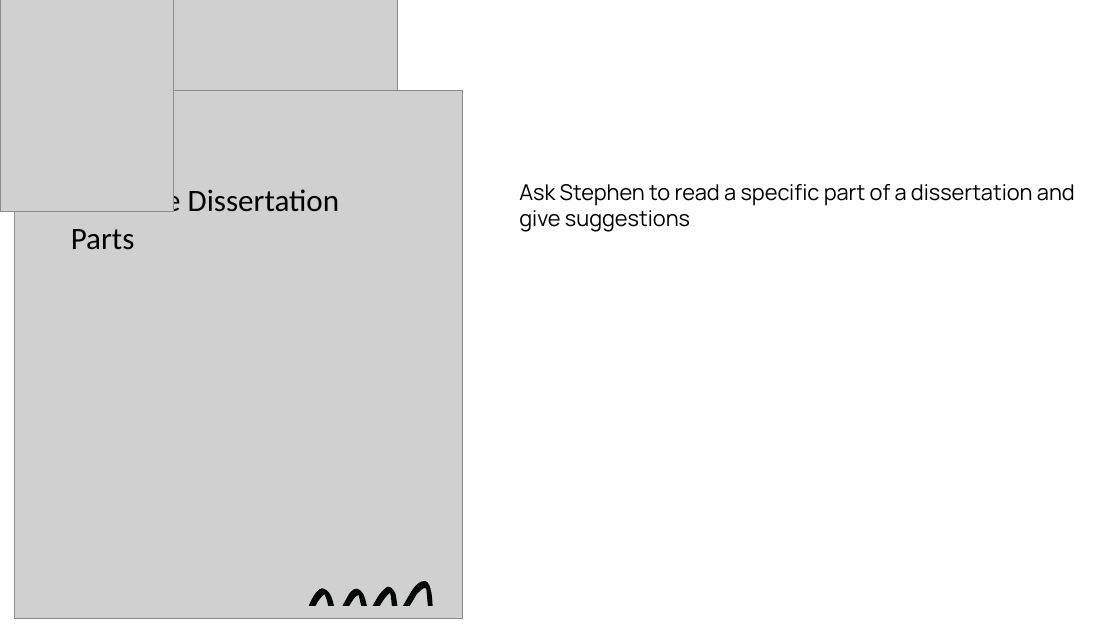
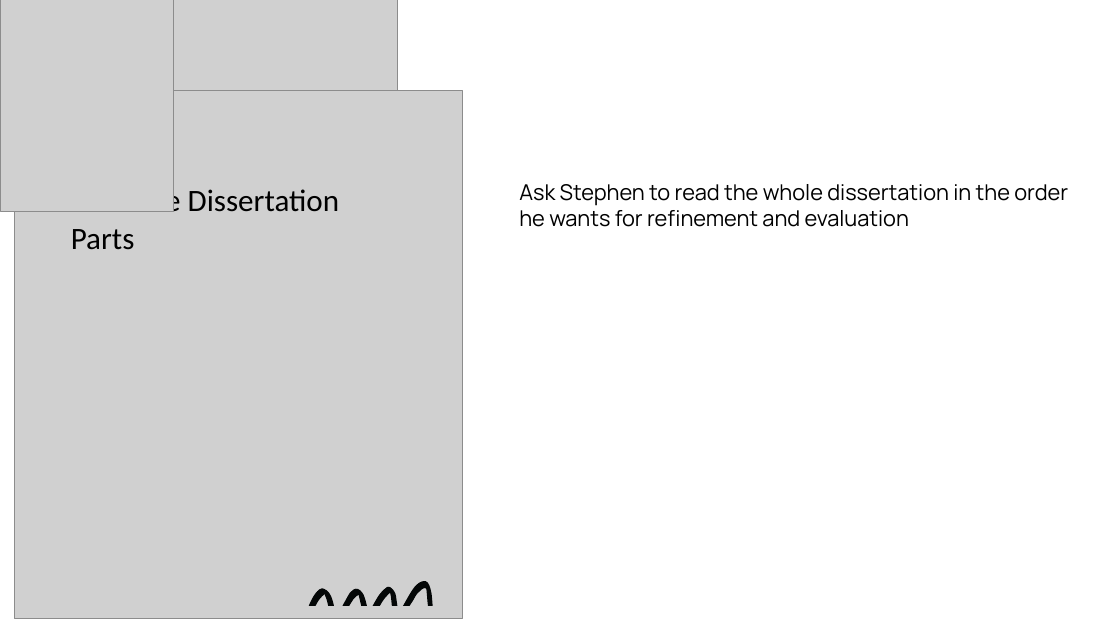
Before and after one commit to andrewwu531/final_year_dissertation, a slide deck: slide 4 of Documentations/Supervisor Meeting PowerPoints/13._Supervisor_Meeting_12Feb21.pptx. Drawn at 1120x630 pixels with LibreOffice and Linux fonts; fonts in the diff are those of the drawing; grey boxes stand for pictures. Boxes give left, top, right and bottom in pixels: in the first picture for what was removed or moved away, otherwise in the second. Text is boxed around its words. In the diff, an @@ line names an element or a change of style, - is before the commit and + after.

Commit message:
dissertation

```diff
--- a/Documentations/Supervisor Meeting PowerPoints/13._Supervisor_Meeting_12Feb21.pptx
+++ b/Documentations/Supervisor Meeting PowerPoints/13._Supervisor_Meeting_12Feb21.pptx
@@ text at [519, 184, 1068, 227]: text changed @@
-Ask Stephen to read a specific part of a dissertation and give suggestions
+Ask Stephen to read the whole dissertation in the order he wants for refinement and evaluation
```
Also in this commit, not shown: 1 other slide changed, 1 slide added, 1 slide removed, 2 other files.
